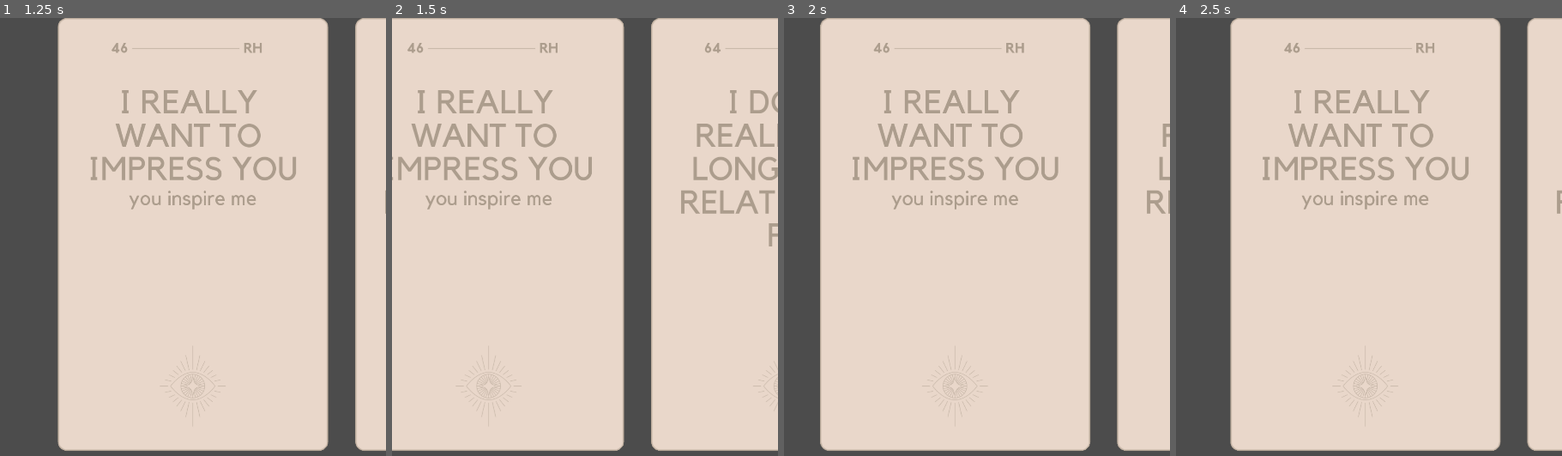
Above: before the commit, frames 1-4 (left to right).
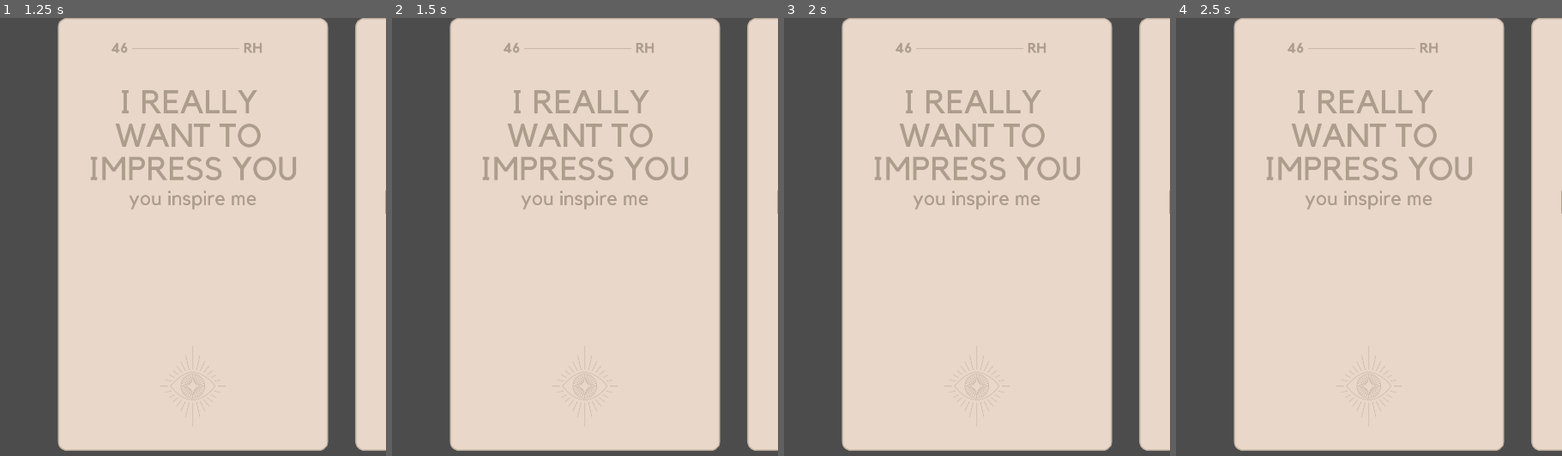
Above: after the commit, the same moments.

Repository: collectivenectar/therealrealoracle
Game: Godot game, scene res://scenes/DrawingCards/Carousels/CarouselFinite.tscn
The game is run twice, just before and just after one commit, with the same random seed, the same clock (stepped at 60 frames per second) and the same inputs. This scene is started directly instead of the project's main scene.
Inputs (mouse positions are in pixels of both pictures, inside the frame that each line leads up to):
- Up to frame 1 (1.25 s): tap Enter at 0.5 s; drag from (193, 232) to (231, 210) at 0.52 s
- Up to frame 2 (1.5 s): tap Space at 1.25 s; drag from (507, 394) to (outside the picture) at 1.27 s
- Up to frame 3 (2 s): no input
- Up to frame 4 (2.5 s): move the mouse to (1407, 210) at 2.02 s; click (1407, 210) at 2.17 s

Frame 1 is identical in both runs. In frame 2, 35% of the frame differs, in the area x 0-100%, y 0-99%; in frame 3, 22%; in frame 4, 7.9%.

Commit message:
moved click up logic to _input(event) and it fixed sticky carousel issues

Diff:
--- a/scenes/DrawingCards/Carousels/CarouselFinite.gd
+++ b/scenes/DrawingCards/Carousels/CarouselFinite.gd
@@ -40,7 +40,6 @@
 	card_spacing = card_width * card_spacing_card_width_ratio
 	card_zone = card_width + card_spacing
 	self.rect_min_size = Vector2(screen_size.x, card_height)
-	print(self.rect_min_size, card_height)
 
 func _instance_cards():
 	for i in .get_child_count():
@@ -49,7 +48,6 @@
 		.get_child(i).rect_min_size = Vector2(card_width, card_height)
 		card_instance._set_sizing(card_width_height_ratio, card_width)
 		card_instance._front_or_back_visible(global.card_side_displayed)
-		print(.get_child(i).rect_size, .get_child(i).rect_min_size)
 
 func _scene_type_check():
 	if global.carousel_types[global.carousel_type_currently_is] == "CHOOSING":
@@ -186,19 +184,18 @@
 			click_down_position = event.global_position
 			animation_state = "inactive"
 			carousel_inertia_initial = 0
-			print("inactive")
 		#otherwise if button just released
-		elif event.button_index == BUTTON_LEFT && !event.pressed:
-			#store that end position, set pressed to false, and begin inertia calculation
-			#i.e. calculate the end position based on current position, speed, and card + separation
-			#width
-			#once the calculation is done, begin inertial state for animation to take off
-			click_up_position = event.global_position
-			pressed = false
-			animation_end_position = stepify(carousel_position, card_zone) + stepify(carousel_inertia_initial*20.0*1.8939,card_zone)
-			animation_end_position = clamp(animation_end_position, 0, (last_card_in_carousel * card_zone))
-			animation_state = "released"
-			print("released")
+#		elif event.button_index == BUTTON_LEFT && !event.pressed:
+#			#store that end position, set pressed to false, and begin inertia calculation
+#			#i.e. calculate the end position based on current position, speed, and card + separation
+#			#width
+#			#once the calculation is done, begin inertial state for animation to take off
+#			click_up_position = event.global_position
+#			pressed = false
+#			animation_end_position = stepify(carousel_position, card_zone) + stepify(carousel_inertia_initial*20.0*1.8939,card_zone)
+#			animation_end_position = clamp(animation_end_position, 0, (last_card_in_carousel * card_zone))
+#			animation_state = "released"
+#			print("released")
 
 			#this is for filtering out insufficient momentum to create inertia
 			#set to filter for x or y changes, because I'm considering putting in
@@ -217,6 +214,18 @@
 			carousel_position = clamp(carousel_position, 0, (last_card_in_carousel * card_zone))
 			_carousel_card_position_manager(carousel_position)
 			carousel_inertia_initial = event.relative.x
-			print("dragging")
 		elif pressed == false:
 			pass
+
+func _input(event):
+	if event is InputEventMouseButton:
+		if event.button_index == BUTTON_LEFT && !event.pressed:
+			#store that end position, set pressed to false, and begin inertia calculation
+			#i.e. calculate the end position based on current position, speed, and card + separation
+			#width
+			#once the calculation is done, begin inertial state for animation to take off
+			click_up_position = event.global_position
+			pressed = false
+			animation_end_position = stepify(carousel_position, card_zone) + stepify(carousel_inertia_initial*20.0*1.8939,card_zone)
+			animation_end_position = clamp(animation_end_position, 0, (last_card_in_carousel * card_zone))
+			animation_state = "released"
